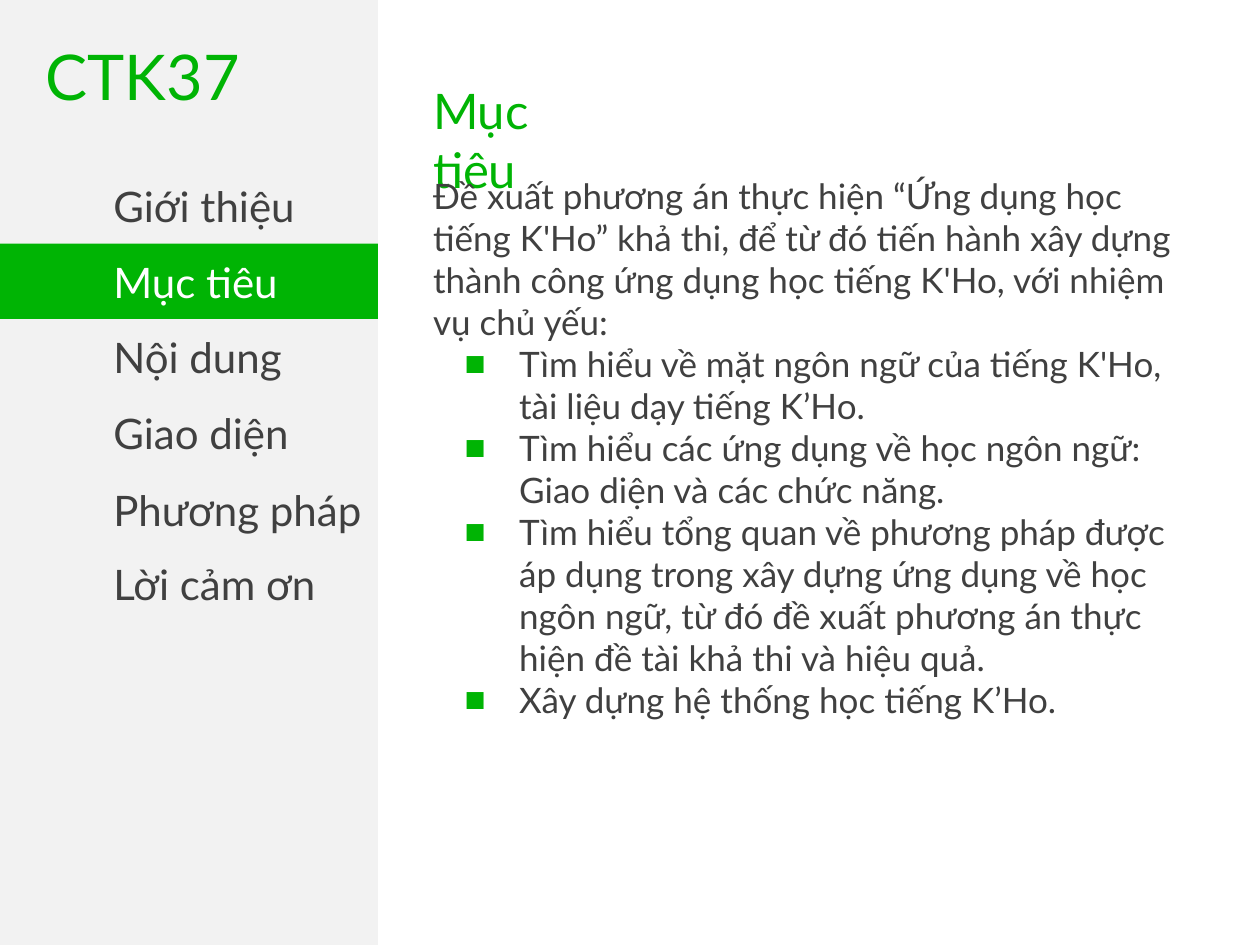
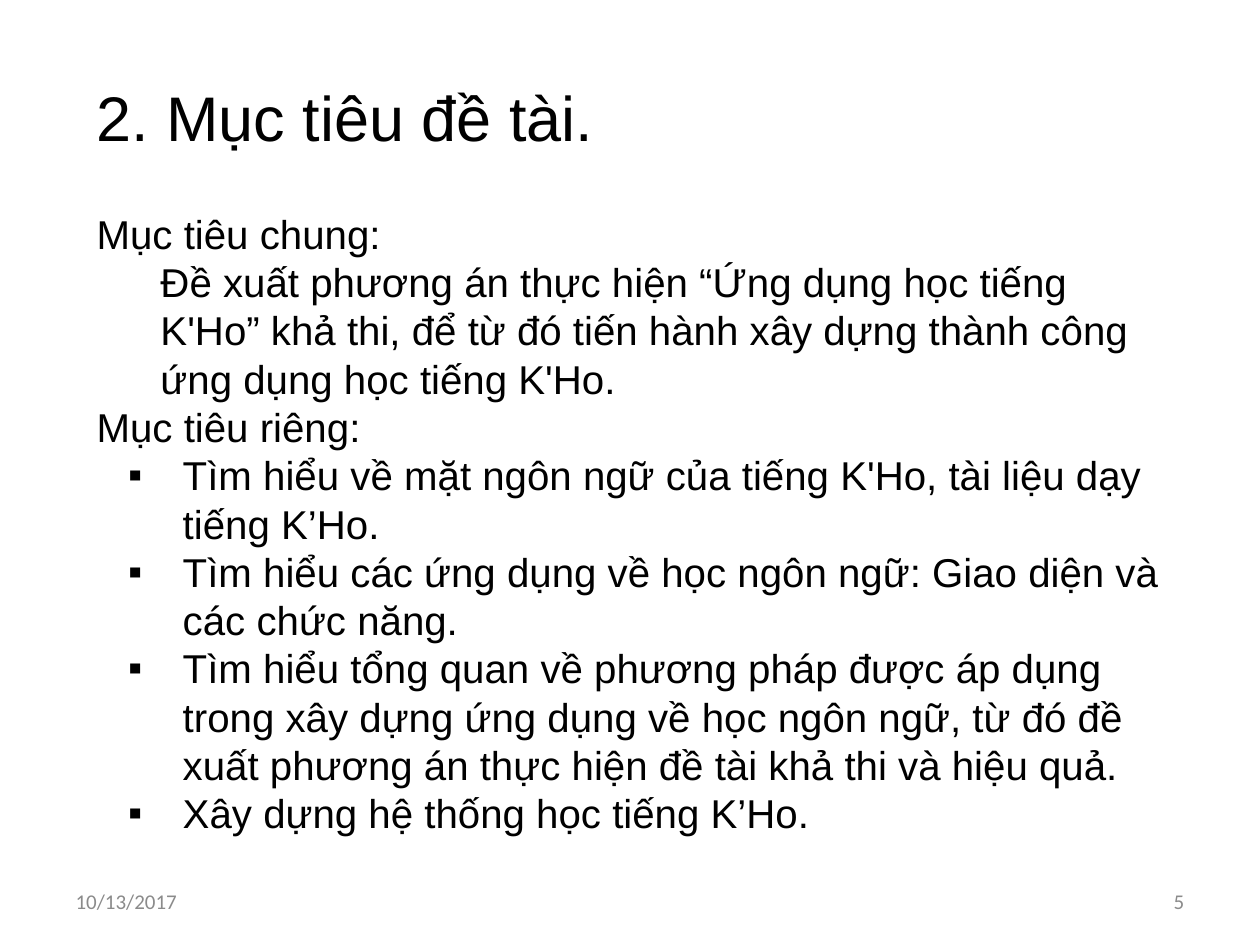
Before and after one commit to khanhvinhit/Do-An, a slide deck: slide 5 of THESIS/DACN_UD_Hoc_KHo_CTK37_ThuyetTrinh_06102017.pptx (slide 4 before the commit). Drawn at 1260x945 pixels with LibreOffice and Linux fonts; fonts in the diff are those of the drawing. Boxes give left, top, right and bottom in pixels: in the first picture for what was removed or moved away, otherwise in the second. Text is boxed around its words. In the diff, an @@ line names an element or a change of style, - is before the commit and + after.

```diff
--- a/THESIS/DACN_UD_Hoc_KHo_CTK37_ThuyetTrinh_06102017.pptx
+++ b/THESIS/DACN_UD_Hoc_KHo_CTK37_ThuyetTrinh_06102017.pptx
@@ rectangle removed at box(0, 0, 378, 945) @@
@@ text removed at box(46, 54, 240, 101) @@
-CTK37
@@ title added at box(97, 92, 593, 151), 36 pt, text #000000 @@
+2. Mục tiêu đề tài.
@@ text removed at box(433, 94, 529, 198) @@
-Mục tiêu
@@ rectangle removed at box(0, 168, 378, 243) @@
-Giới thiệu
@@ text "Mục tiêu chung:": place and size @@
-text "Mục tiêu chung:" at box(433, 179, 1171, 720)
+text "Mục tiêu chung:" at box(97, 219, 1157, 836)
@@ text "Mục tiêu chung:" at box(97, 219, 1157, 836): vertical alignment top to middle @@
@@ text at box(97, 219, 1127, 450): text changed; size 20 to 23 pt; font Lato to Arial; text colour #404040 to #000000 @@
-Đề xuất phương án thực hiện “Ứng dụng học tiếng K'Ho” khả thi, để từ đó tiến hành xây dựng thành công ứng dụng học tiếng K'Ho, với nhiệm vụ chủ yếu:
+Mục tiêu chung:
+Đề xuất phương án thực hiện “Ứng dụng học tiếng K'Ho” khả thi, để từ đó tiến hành xây dựng thành công ứng dụng học tiếng K'Ho.
+Mục tiêu riêng:
@@ rectangle removed at box(0, 243, 378, 319) @@
-Mục tiêu
@@ rectangle removed at box(0, 319, 378, 394) @@
-Nội dung
@@ text removed at box(113, 418, 288, 457) @@
-Giao diện
@@ text at box(183, 458, 1157, 836): size 20 to 23 pt, font Lato to Arial, text colour #404040 to #000000 in "Tìm hiểu về mặt ngôn ngữ của ...", "Tìm hiểu các ứng dụng về học ...", "Tìm hiểu tổng quan về phương pháp ...", "Xây dựng hệ thống học tiếng K’Ho."; bullet ■ to ▪ @@
@@ text removed at box(113, 495, 361, 534) @@
-Phương pháp
@@ text removed at box(113, 569, 315, 601) @@
-Lời cảm ơn
@@ text added at box(76, 894, 177, 910), 12 pt, text #8C8C8C @@
+10/13/2017
@@ page number added at box(1174, 895, 1185, 909), 12 pt, text #8C8C8C @@
+5
```
Also in this commit, not shown: 13 other slides changed, 12 slides added, 16 slides removed, 4 other files.
